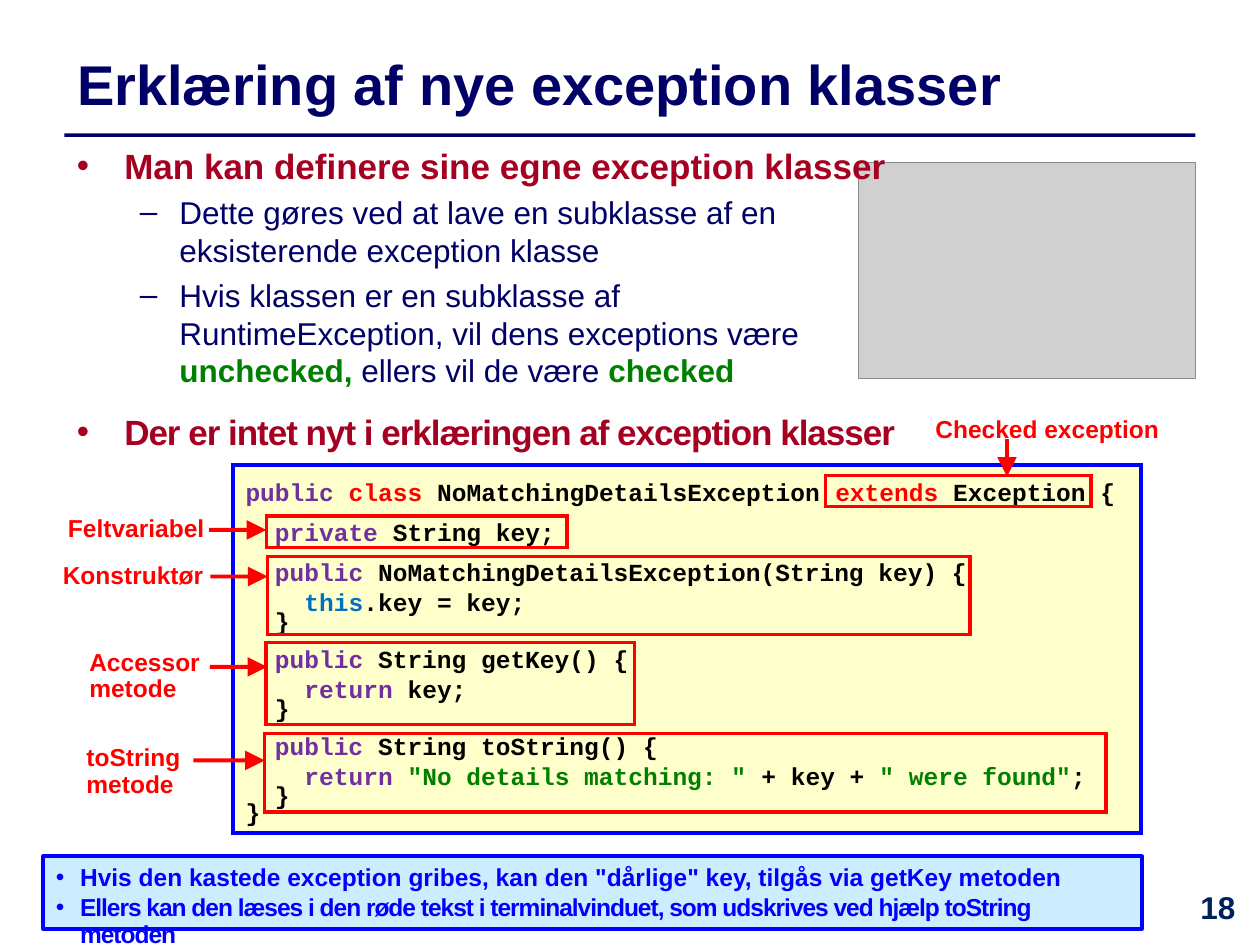
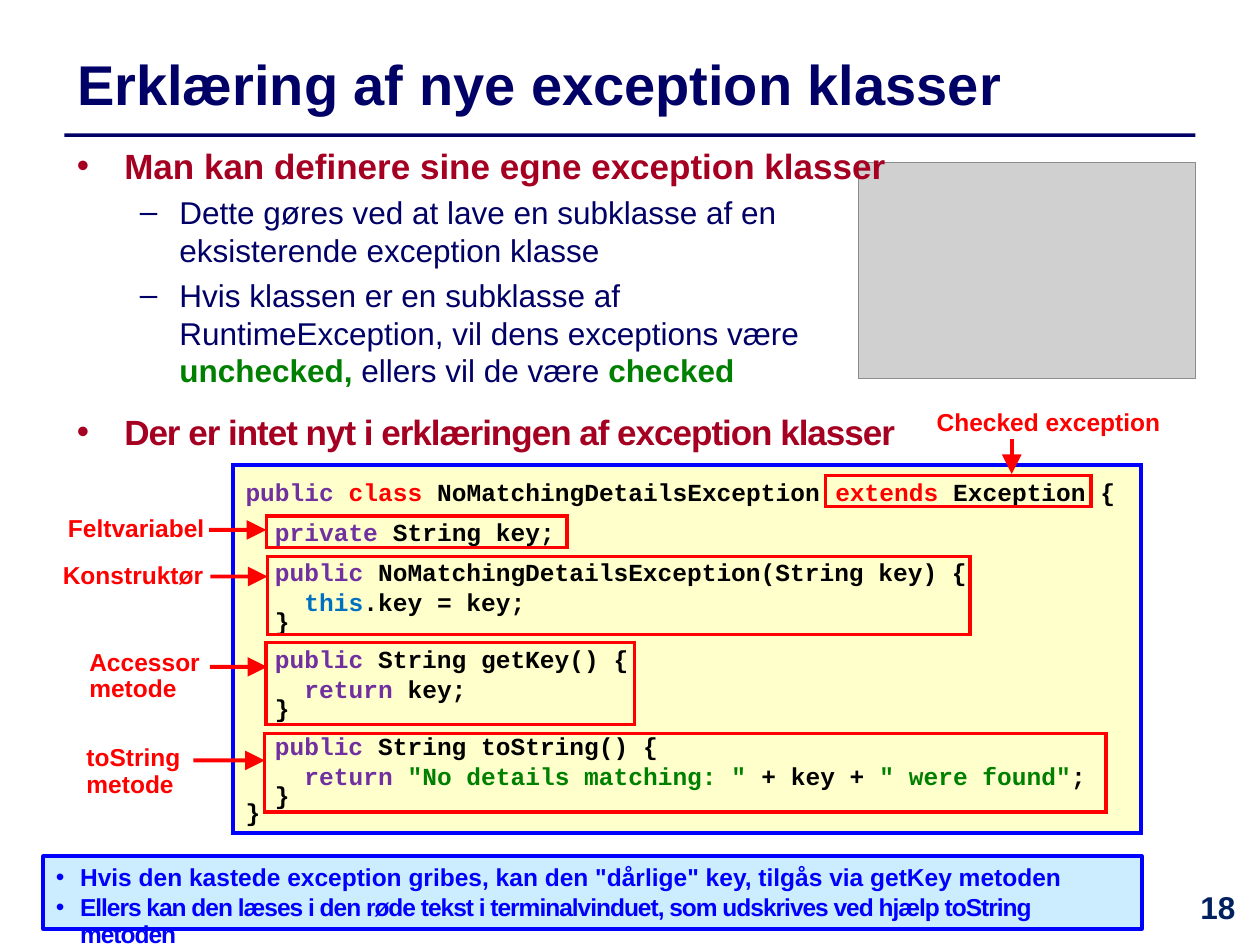
Before and after one commit to IntProgAU/Materiale, a slide deck: slide 18 of web/e21/uge_14/Slides-Uge14.pptx. Drawn at 1260x945 pixels with LibreOffice and Linux fonts; fonts in the diff are those of the drawing; grey boxes stand for pictures. Boxes give left, top, right and bottom in pixels: in the first picture for what was removed or moved away, otherwise in the second. Text is boxed around its words. In the diff, an @@ line names an element or a change of style, - is before the commit and + after.

```diff
--- a/web/e21/uge_14/Slides-Uge14.pptx
+++ b/web/e21/uge_14/Slides-Uge14.pptx
@@ text "Checked exception" moved from (x1=935, y1=420, x2=1158, y2=443) to (x1=937, y1=413, x2=1160, y2=436) @@
@@ arrow moved from (1007, 440) - (1007, 476) to (1012, 440) - (1012, 474) @@
```
Also in this commit, not shown: 3 other slides changed, 2 other files.
